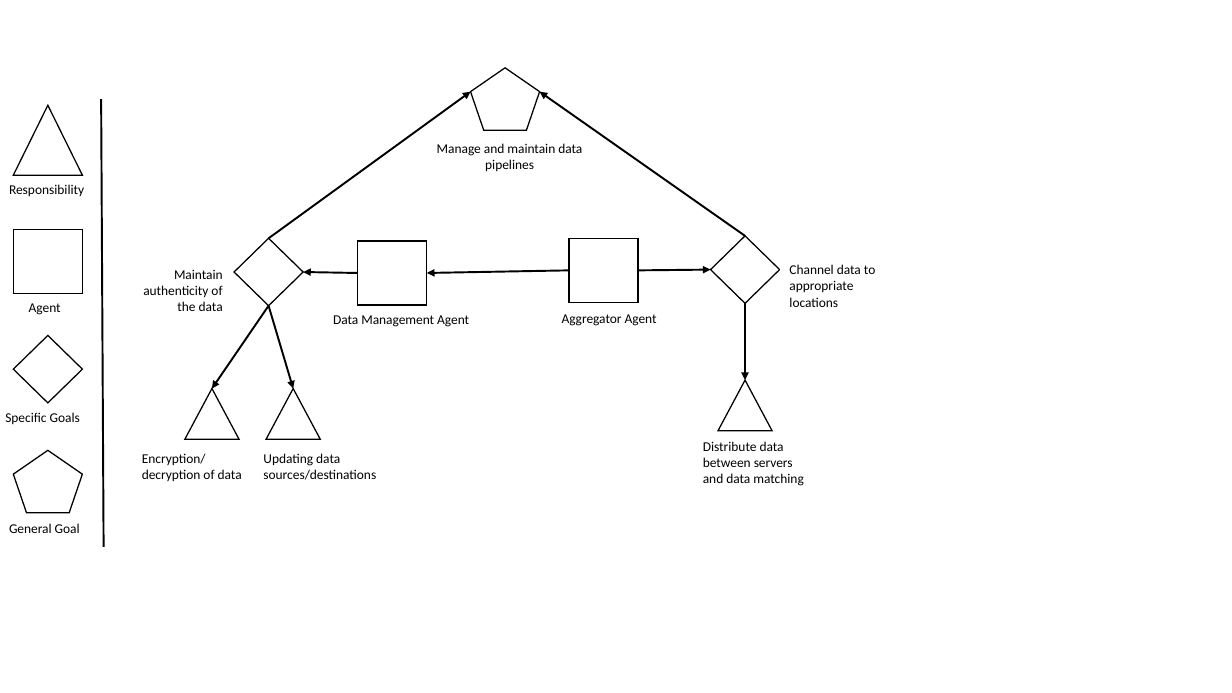
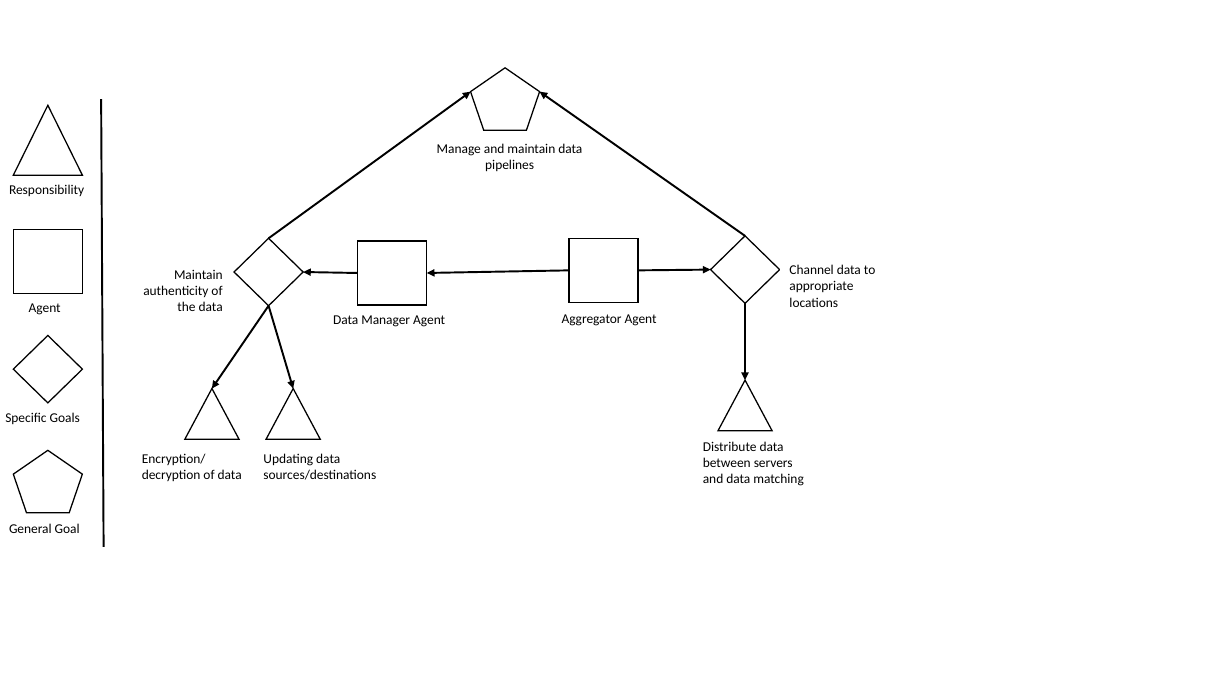
Before and after one commit to zxingz/Thesis, a slide deck: slide 6 of Risk Models.pptx. Drawn at 1232x693 pixels with LibreOffice and Linux fonts; fonts in the diff are those of the drawing. Boxes give left, top, right and bottom in pixels: in the first picture for what was removed or moved away, otherwise in the second. Text is boxed around its words. In the diff, an @@ line names an element or a change of style, - is before the commit and + after.

```diff
--- a/Risk Models.pptx
+++ b/Risk Models.pptx
@@ text in rectangle at (333, 315, 445, 327): text changed @@
-Data Management Agent
+Data Manager Agent
```
Also in this commit, not shown: 2 other files.
